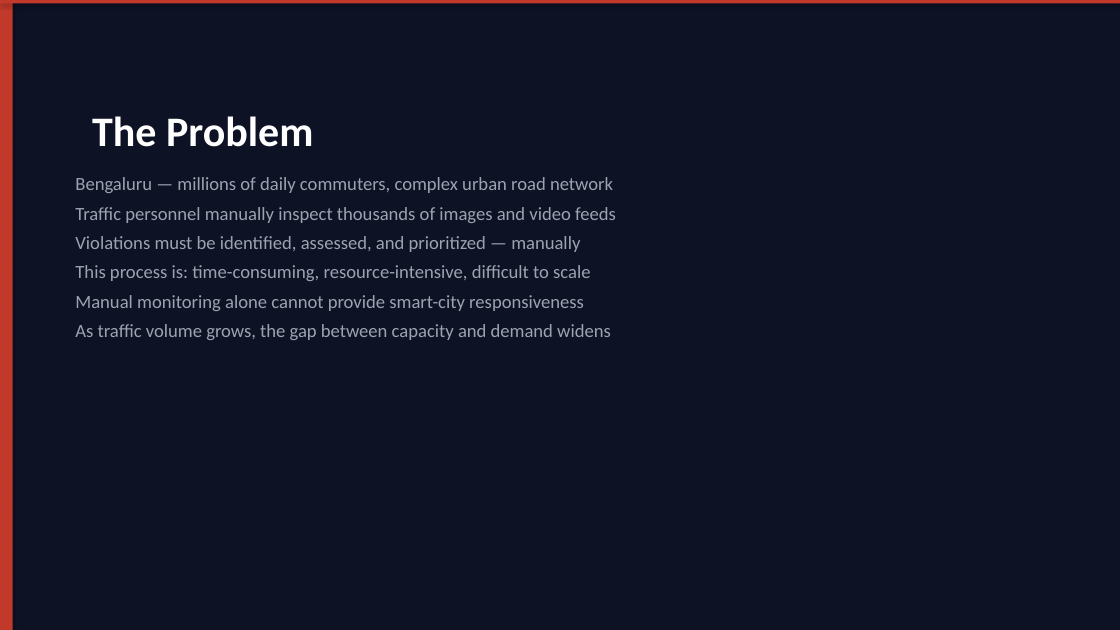
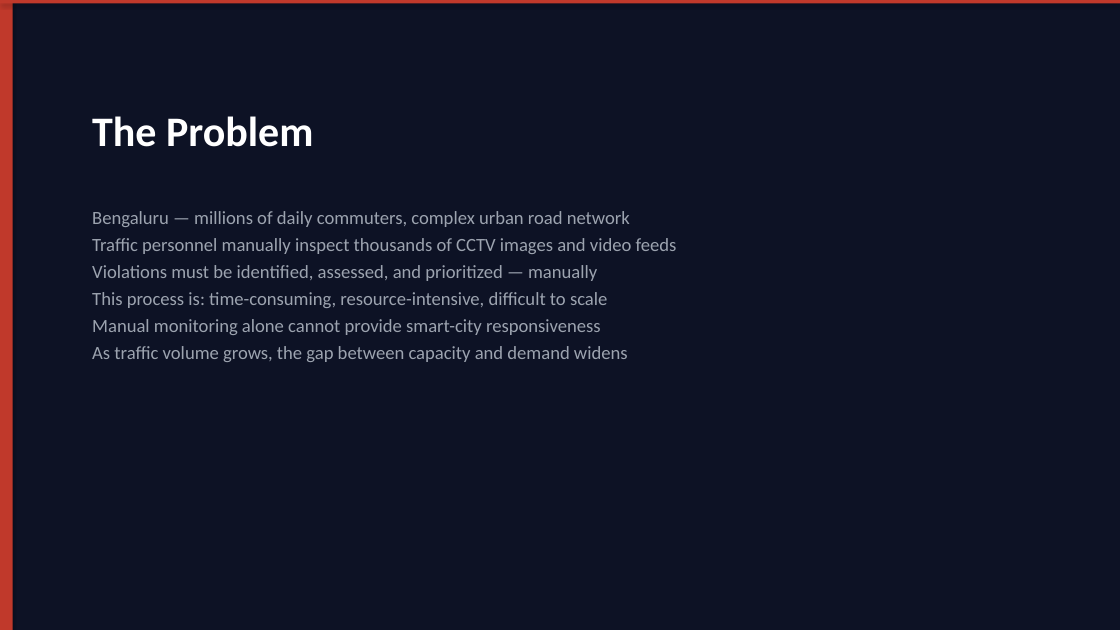
Before and after one commit to vamsi061/trinetra-traffic-ai, a slide deck: slide 2 of TRINETRA_AI_Presentation.pptx. Drawn at 1120x630 pixels with LibreOffice and Linux fonts; fonts in the diff are those of the drawing. Boxes give left, top, right and bottom in pixels: in the first picture for what was removed or moved away, otherwise in the second. Text is boxed around its words. In the diff, an @@ line names an element or a change of style, - is before the commit and + after.

Commit message:
enhanced PPT: 17 slides with validation, differentiation, impact, architecture, judge readiness
- TRINETRA AI In Action: upload, executive summary, violation card, intel center, copilot
- System Validation: 6 metric cards (detection rate, OCR, helmet, review trigger)
- Competitive Differentiation: 10-row comparison table (Traditional CCTV vs Basic Detector vs TRINETRA)
- Bengaluru Impact Analysis: challenge/impact table
- Officer Workflow: 8-step visual flow diagram with icons
- Deployment Fit: how TRINETRA layers onto existing CCTV infrastructure
- Demo Walkthrough: 10-step end-to-end scenario
- Responsible AI: 6 principle cards with accent colors
- Architecture: 9-block pipeline + 4-layer categorization
- Final Judge Impression: capability checklist + closing statement

```diff
--- a/TRINETRA_AI_Presentation.pptx
+++ b/TRINETRA_AI_Presentation.pptx
@@ text "Bengaluru — millions of daily ...": place and size @@
-text "Bengaluru — millions of daily ..." at (75, 177, 616, 340)
+text "Bengaluru — millions of daily ..." at (92, 211, 677, 362)
@@ text at (92, 238, 677, 254): text changed @@
-Traffic personnel manually inspect thousands of images and video feeds
+Traffic personnel manually inspect thousands of CCTV images and video feeds
@@ text at (92, 211, 630, 362): less space between paragraphs @@
```
Also in this commit, not shown: 7 other slides changed, 9 slides added, 6 slides removed.
